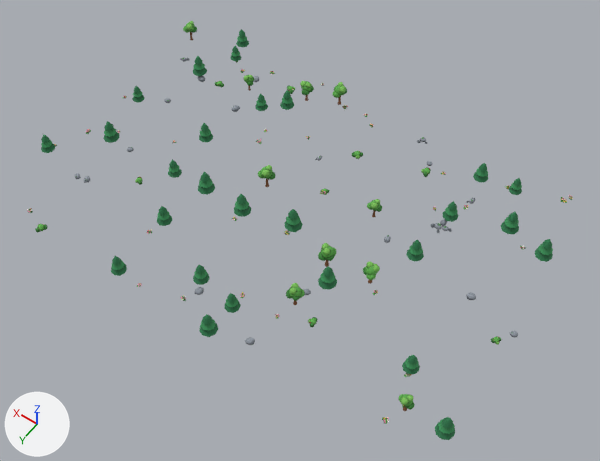
Before and after pictures for a commit that changed the glTF model assets/models/level_2_decor.glb.
Rendered twice from a 50 mm lens placed at (-17.6, 23.3, 35.1), pointed at (-1.4, 0.7, -0.5). Every picture has the same lights, and +X, +Y and +Z are marked at lower left. The first picture is the older version. Objects named as collision shapes, trigger or cutter boxes, shadow casters or lower levels of detail are left out. Where no turn or scale is listed for an object, it has been applied to the vertices. Vertices at exactly the same position are counted once.

Names of what the first picture shows: 'Chunk_0_0', 'Chunk_0_m1', 'Chunk_1_0', 'Chunk_1_m1', 'Chunk_m1_0', 'Chunk_m1_m1', 'Chunk_m2_0', 'Chunk_m2_m1'.
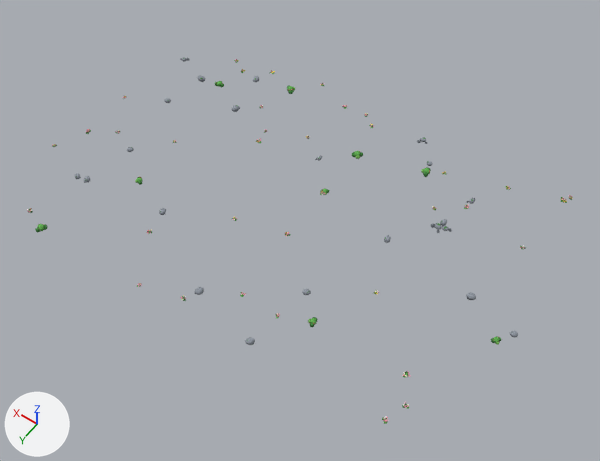
Where the newer file only moved an object's origin or applied its transform, the numbers keep the older frame.

What differs and where, as boxes (x1, y1, x2, y2) in the pictures (600 x 461 px; the box of a moved part takes in the faces that stretch with it):
'Chunk_m1_m1', reshaped (23% narrower, 17% shorter)
    before: (199, 209, 380, 345)
    after: (240, 232, 379, 345)
'Chunk_0_m1', reshaped (6% narrower)
    before: (35, 147, 251, 301)
    after: (35, 147, 237, 301)
'Chunk_0_0', reshaped (27% shorter)
    before: (172, 46, 368, 187)
    after: (173, 59, 368, 161)
'Chunk_m1_0', reshaped (14% shorter)
    before: (320, 124, 522, 262)
    after: (320, 124, 511, 243)
'Chunk_m2_m1', reshaped (15% shorter)
    before: (382, 331, 518, 440)
    after: (382, 331, 518, 424)
'Chunk_1_0', reshaped (35% narrower, 43% shorter)
    before: (122, 21, 249, 103)
    after: (123, 57, 205, 103)
'Chunk_1_m1', reshaped (9% shorter)
    before: (27, 121, 120, 213)
    after: (27, 129, 120, 213)
part 1 of me_chunk_0_0, deleted
    before: (173, 46, 368, 187)
part 2 of me_chunk_0_0, reshaped
    before: (242, 69, 324, 90)
    after: (234, 59, 324, 91)
part 3 of me_chunk_0_m1, deleted
    before: (111, 159, 251, 285)
part 4 of me_chunk_1_0, deleted
    before: (132, 21, 249, 103)
part 5 of me_chunk_1_m1, deleted (green)
    before: (41, 121, 120, 153)
part 6 of me_chunk_m1_0, deleted
    before: (322, 124, 522, 262)
part 7 of me_chunk_m1_0, moved or reshaped
    before: (433, 172, 469, 228)
    after: (433, 171, 469, 228)
part 8 of me_chunk_m1_0, recoloured
    before: (321, 137, 509, 229)
    after: (321, 124, 473, 229)
part 9 of me_chunk_m1_m1, deleted
    before: (199, 209, 380, 337)
part 10 of me_chunk_m2_0, deleted (green)
    before: (501, 212, 553, 262)
part 11 of me_chunk_m2_m1, deleted (green)
    before: (398, 355, 455, 440)

Patch to the scene script:
```diff
--- a/assets/models/level_2_decor.glb.py
+++ b/assets/models/level_2_decor.glb.py
@@ me_chunk_0_0 @@
-me_chunk_0_0.from_pydata(...)  # 9469 vertices, 16730 faces; spans x 0.07..10.0, y -9.33..0.03, z -0.22..1.49
+me_chunk_0_0.from_pydata(...)  # 6585 vertices, 11234 faces; spans x 0.07..9.76, y -9.29..0.01, z -0.22..0.17
+# me_chunk_0_0 part 1: 274 loose pieces with 5383 vertices, spanning x 0.1..10.0, y -9.33..-0.07, z -0.06..1.49, are deleted
+# me_chunk_0_0 part 2: 109 vertices moved within x 3.82..9.67, y -9.27..-7.21, z -0.02..0.1; 960 vertices removed from x 3.76..9.69, y -9.29..-7.19, z -0.06..0.1; 2157 vertices added at x 3.72..9.76, y -9.29..-7.12, z -0.07..0.12
+# other edits to the shape of me_chunk_0_0 do not show in these pictures
 me_chunk_0_0.materials.append(mat_tg_palette)
@@ me_chunk_0_m1 @@
-me_chunk_0_m1.from_pydata(...)  # 3437 vertices, 6066 faces; spans x 0.01..10.06, y 1.26..9.2, z -0.21..1.67
+me_chunk_0_m1.from_pydata(...)  # 2819 vertices, 4926 faces; spans x 0.01..10.06, y 1.67..9.2, z -0.21..0.16
+# me_chunk_0_m1 part 3: 24 loose pieces with 618 vertices, spanning x 0.09..6.76, y 1.26..8.99, z -0.03..1.67, are deleted
 me_chunk_0_m1.materials.append(mat_tg_palette)
@@ me_chunk_1_0 @@
-me_chunk_1_0.from_pydata(...)  # 1735 vertices, 3186 faces; spans x 9.74..13.7, y -9.61..-1.09, z -0.13..1.56
+me_chunk_1_0.from_pydata(...)  # 808 vertices, 1432 faces; spans x 10.09..13.18, y -6.31..-1.06, z -0.13..0.16
+# me_chunk_1_0 part 4: 28 loose pieces with 963 vertices, spanning x 9.74..13.7, y -9.61..-1.12, z -0.04..1.56, are deleted
+# other edits to the shape of me_chunk_1_0 do not show in these pictures
 me_chunk_1_0.materials.append(mat_tg_palette)
@@ me_chunk_1_m1 @@
-me_chunk_1_m1.from_pydata(...)  # 2212 vertices, 3768 faces; spans x 10.02..13.95, y 1.05..8.58, z -0.09..1.62
+me_chunk_1_m1.from_pydata(...)  # 2006 vertices, 3388 faces; spans x 10.02..13.73, y 1.05..8.58, z -0.09..0.13
+# me_chunk_1_m1 part 5: 8 loose pieces with 206 vertices, spanning x 10.66..13.95, y 1.47..5.07, z -0.02..1.62, are deleted
 me_chunk_1_m1.materials.append(mat_tg_palette)
@@ me_chunk_m1_0 @@
-me_chunk_m1_0.from_pydata(...)  # 5847 vertices, 10458 faces; spans x -10.17..-0.37, y -8.87..-0.59, z -0.23..1.54
+me_chunk_m1_0.from_pydata(...)  # 4817 vertices, 8514 faces; spans x -9.51..-0.4, y -8.87..-1.06, z -0.23..0.17
+# me_chunk_m1_0 part 6: 136 loose pieces with 2219 vertices, spanning x -10.17..-0.44, y -8.48..-0.59, z -0.07..1.54, are deleted
+# me_chunk_m1_0 part 7: 31 vertices moved from x -8.2..-5.83, y -7.16..-4.0, z 0.0..0.09 to x -8.2..-5.83, y -7.15..-3.98, z 0.0..0.09; 624 vertices removed from x -8.27..-4.75, y -7.38..-3.62, z -0.05..0.1; 1272 vertices added at x -8.31..-4.72, y -7.37..-3.6, z -0.05..0.11
+# me_chunk_m1_0 part 8: 306 kept faces spanning x -9.5..-0.44, y -8.86..-1.81, z -0.1..0.14 get new vertex colours
+# other edits to the shape of me_chunk_m1_0 do not show in these pictures
 me_chunk_m1_0.materials.append(mat_tg_palette)
@@ me_chunk_m1_m1 @@
-me_chunk_m1_m1.from_pydata(...)  # 4636 vertices, 8388 faces; spans x -7.23..-0.83, y 0.58..9.14, z -0.17..1.68
+me_chunk_m1_m1.from_pydata(...)  # 2370 vertices, 4076 faces; spans x -7.24..-1.1, y 1.44..8.12, z -0.17..0.16
+# me_chunk_m1_m1 part 9: 126 loose pieces with 3101 vertices, spanning x -7.23..-0.83, y 0.58..9.14, z -0.06..1.68, are deleted
+# other edits to the shape of me_chunk_m1_m1 do not show in these pictures
 me_chunk_m1_m1.materials.append(mat_tg_palette)
@@ me_chunk_m2_0 @@
-me_chunk_m2_0.from_pydata(...)  # 2127 vertices, 3606 faces; spans x -13.48..-10.3, y -9.72..-0.42, z -0.1..1.66
+me_chunk_m2_0.from_pydata(...)  # 1921 vertices, 3226 faces; spans x -12.63..-10.89, y -9.72..-0.42, z -0.1..0.15
+# me_chunk_m2_0 part 10: 8 loose pieces with 206 vertices, spanning x -13.48..-10.3, y -5.99..-4.44, z -0.02..1.66, are deleted
 me_chunk_m2_0.materials.append(mat_tg_palette)
@@ me_chunk_m2_m1 @@
-me_chunk_m2_m1.from_pydata(...)  # 2650 vertices, 4712 faces; spans x -14.13..-10.38, y -0.06..7.8, z -0.19..1.59
+me_chunk_m2_m1.from_pydata(...)  # 1826 vertices, 3148 faces; spans x -14.08..-10.59, y -0.06..7.8, z -0.19..0.13
+# me_chunk_m2_m1 part 11: 66 loose pieces with 1296 vertices, spanning x -14.13..-10.38, y 4.32..7.6, z -0.02..1.59, are deleted
+# other edits to the shape of me_chunk_m2_m1 do not show in these pictures
 me_chunk_m2_m1.materials.append(mat_tg_palette)
```
